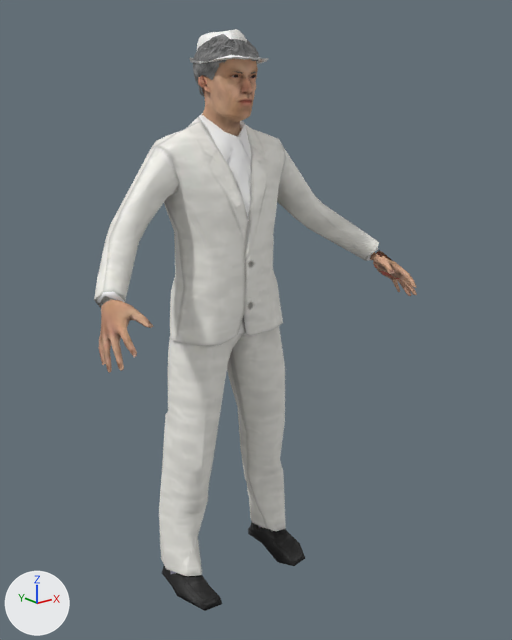
Renders of the glTF model public/models/people/mh_laban.glb from each side of a commit.
Before and after are seen from a 50 mm lens placed at (-1.371, -1.916, 1.699), pointed at (0.041, -0.151, 0.993). The axes (+X, +Y, +Z) are drawn at lower left. The lights are the same throughout. The first picture is the older version.

Objects in the first picture: 'cuerpo'.
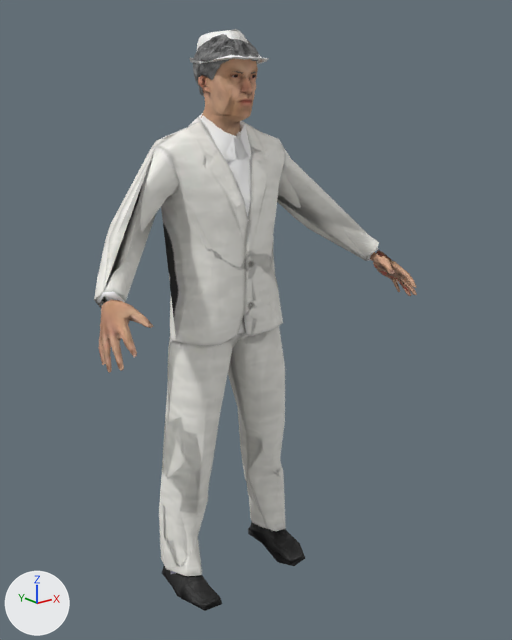
Where the change shows, as pixel boxes [x1, y1, x2, y2] in the pictures (512 x 640 px):
'lejos', added
    after: [100, 29, 411, 608]

What the commit changed:
Mesh me_mh_laban_lejos is new.
It has 1071 vertices, 1987 faces and spans x -0.6..0.6, y -0.4..0.13, z 0.01..1.89.
It uses material mat_persona.
Object 'lejos' (ob_lejos) is new; it shows me_mh_laban_lejos.
Its location is (0.0, 0.0, 0.0).
